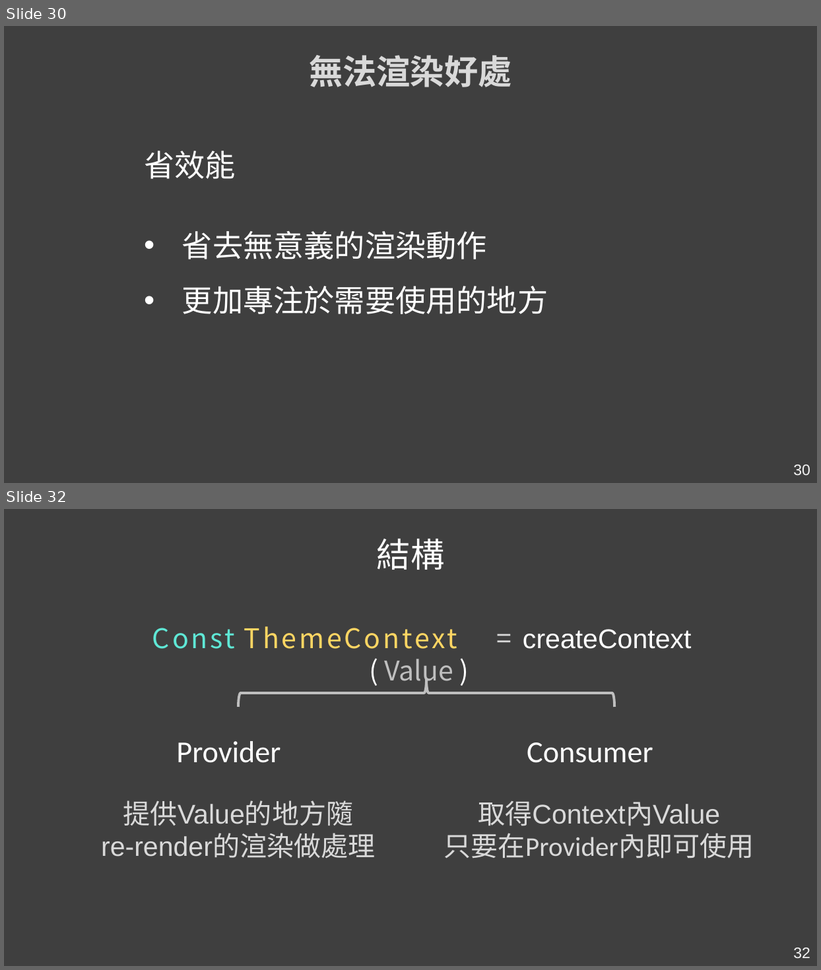
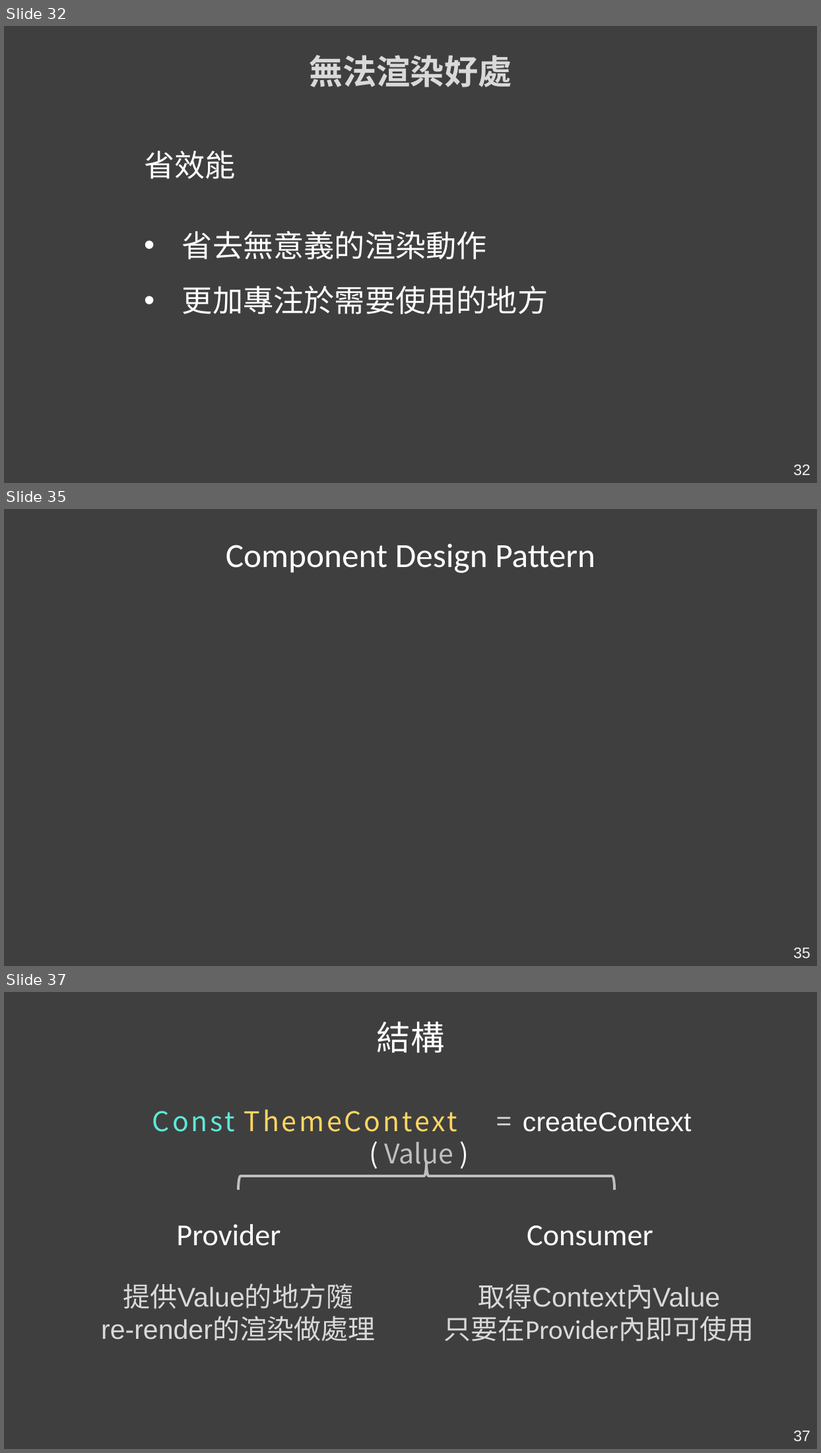
Before and after one commit to Kader-coder/React-Hooks, a slide deck: PPT/React Hooks &.pptx. Shown one above the other, each under a label of ours: slides 30 and 32 before the commit, slides 32, 35 and 37 after it; the slides between them are not shown. The pictures are 821x970 and 821x1453 pixels, drawn with LibreOffice and Linux fonts; fonts in the diff are those of the drawing. Boxes give left, top, right and bottom in pixels: in the first picture for what was removed or moved away, otherwise in the second. Text is boxed around its words. In the diff, an @@ line names an element or a change of style, - is before the commit and + after.

```diff
--- a/PPT/React Hooks &.pptx
+++ b/PPT/React Hooks &.pptx
@@ slide 35 added at (4,509,817,966), background #3F3F3F @@
@@ text added at (226,543,595,573), 40 pt, text #FFFFFF @@
+Component Design Pattern
@@ page number added at (793,948,811,958), 18 pt, text #F2F2F2 @@
+35
@@ what was slide 30 is now slide 32 @@
@@ page number at (793,465,811,475): text changed @@
-30
+32
@@ what was slide 32 is now slide 37 @@
@@ page number at (793,1431,811,1441): text changed @@
-32
+37
```
Also in this commit, not shown: 8 slides changed, 5 other slides added, 1 slide removed.
